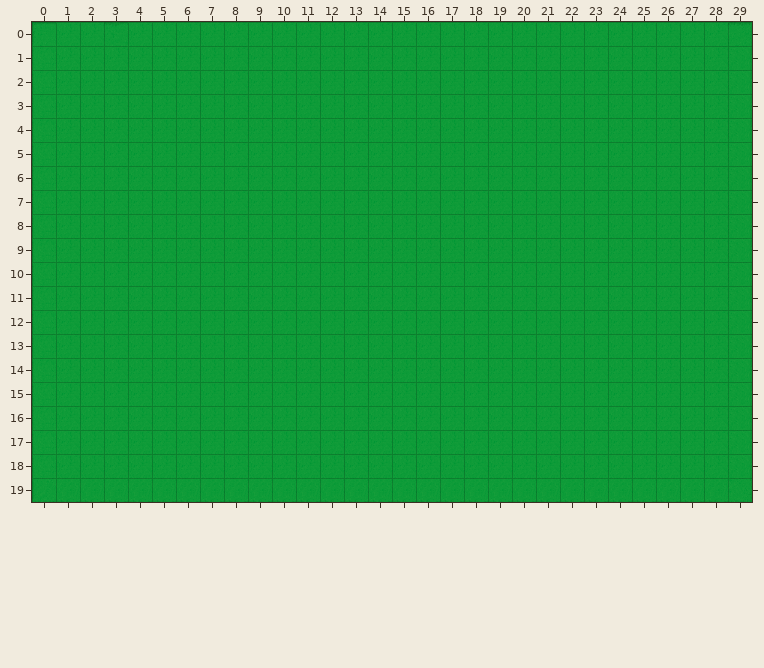
Tiled map -- internal/scene/maps/overworld.tmx. That is the earlier state.
Cells are 32x32 px. Shown: x 0..29, y 0..19.
After the commit:
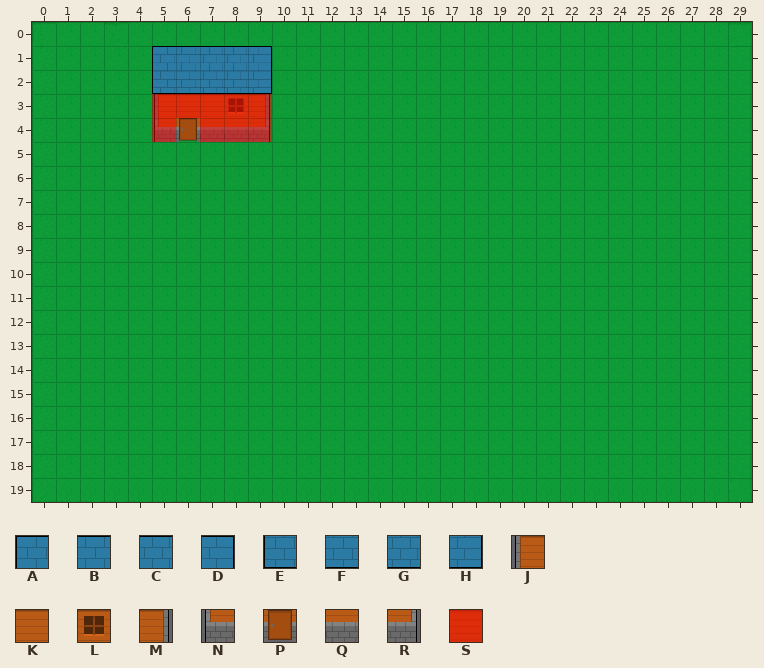
Key: from "Default": A 6, B 7, C 8, D 9, E 22, F 23, G 24, H 25, J 38, K 39, L 40, M 41, N 54, P 55, Q 56, R 57; from "tileset-collision": S 0.
_ is an empty cell, . an unchanged one.
Tiles of an added or newly shown layer are drawn over the layers below it.
See-through tiles are keyed as they look on the map.
Edits made:
--- layer "Bottom"
@@ x 5..9 @@
- 3 _____
- 4 _____
+ 3 JKKLM
+ 4 NPQQR
--- layer "Top"
@@ x 5..9 @@
- 1 _____
- 2 _____
+ 1 ABCCD
+ 2 EFGGH
--- layer "Collision" (now shown)
@@ x 5..9 @@
- 3 _____
- 4 _.___
+ 3 SSSSS
+ 4 S.SSS
